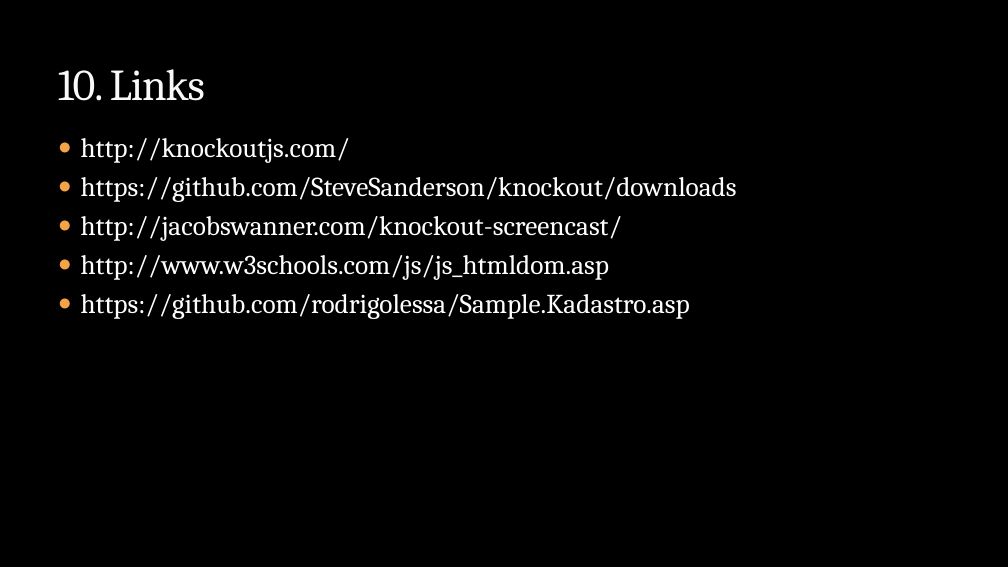
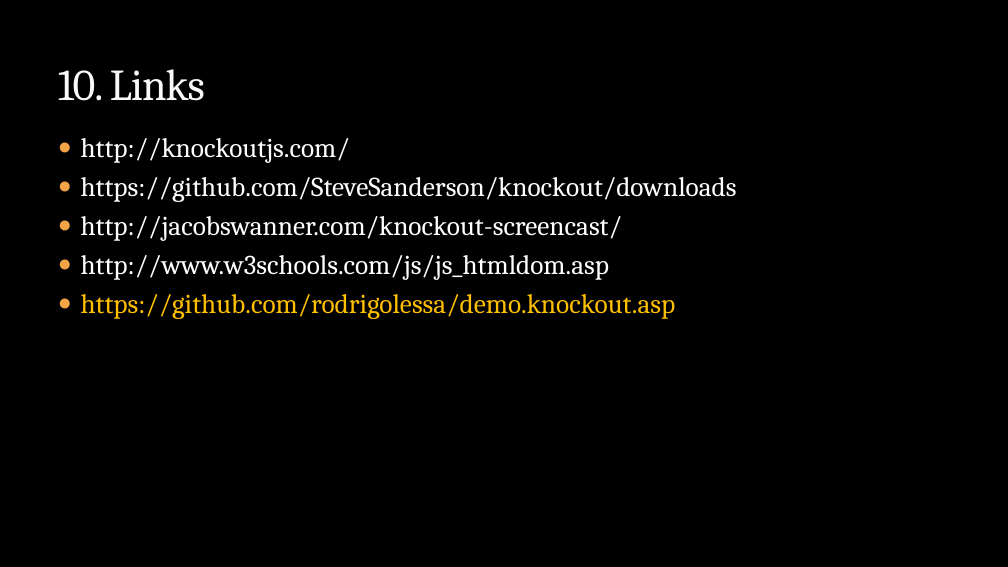
Before and after one commit to rodrigolessa/Sample.Kadastro.Knockout, a slide deck: slide 20 of Apresentacao.Knockout.JS/Knockout.JS.2014.04.pptx. Drawn at 1008x567 pixels with LibreOffice and Linux fonts; fonts in the diff are those of the drawing; background and template pictures are left out. Boxes give left, top, right and bottom in pixels: in the first picture for what was removed or moved away, otherwise in the second. Text is boxed around its words. In the diff, an @@ line names an element or a change of style, - is before the commit and + after.

```diff
--- a/Apresentacao.Knockout.JS/Knockout.JS.2014.04.pptx
+++ b/Apresentacao.Knockout.JS/Knockout.JS.2014.04.pptx
@@ text at box(81, 294, 676, 319): text changed; text colour #FFFFFF to #FFC000 @@
-● https://github.com/rodrigolessa/Sample.Kadastro.asp
+● https://github.com/rodrigolessa/demo.knockout.asp
```
Also in this commit, not shown: 1 other slide changed.
